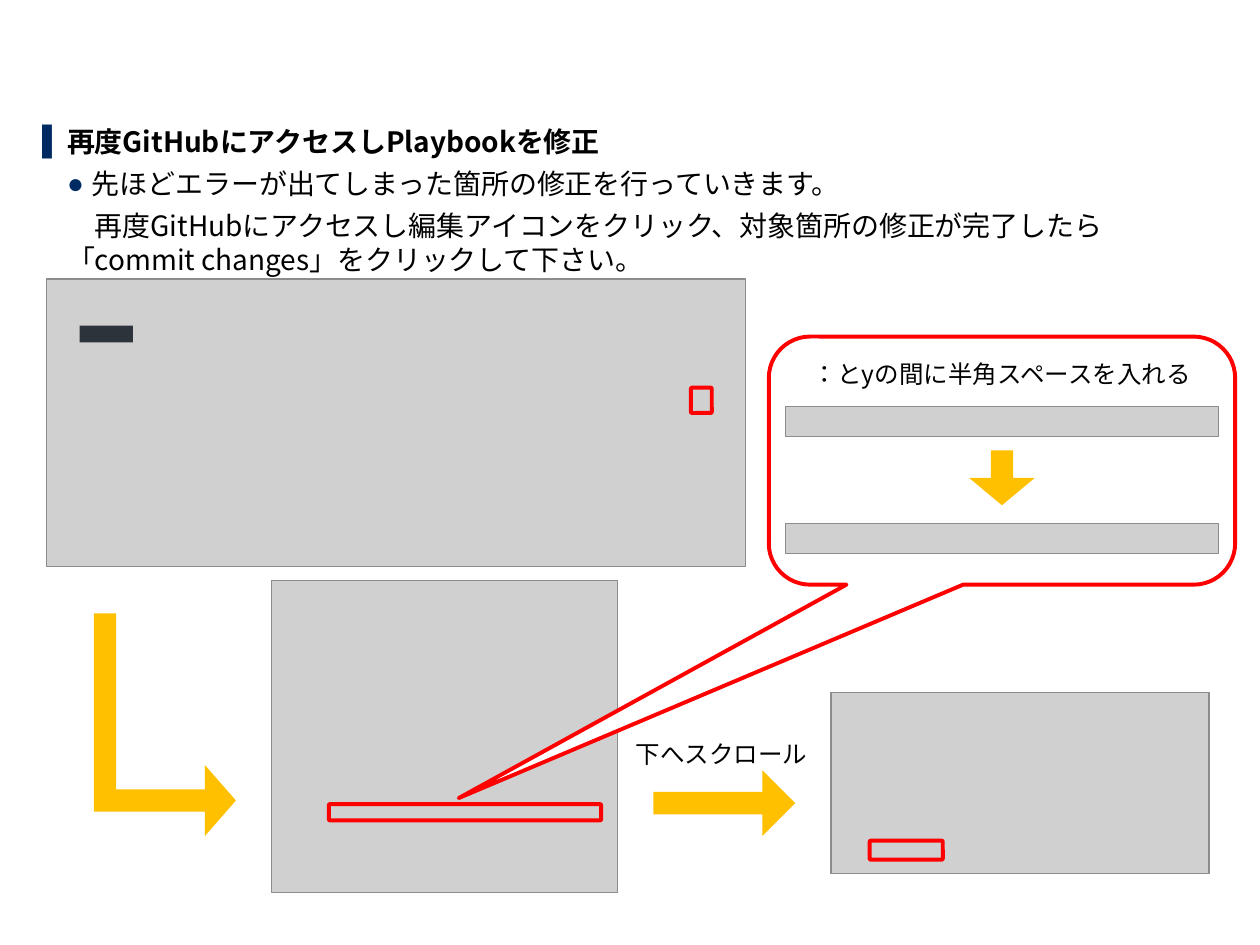
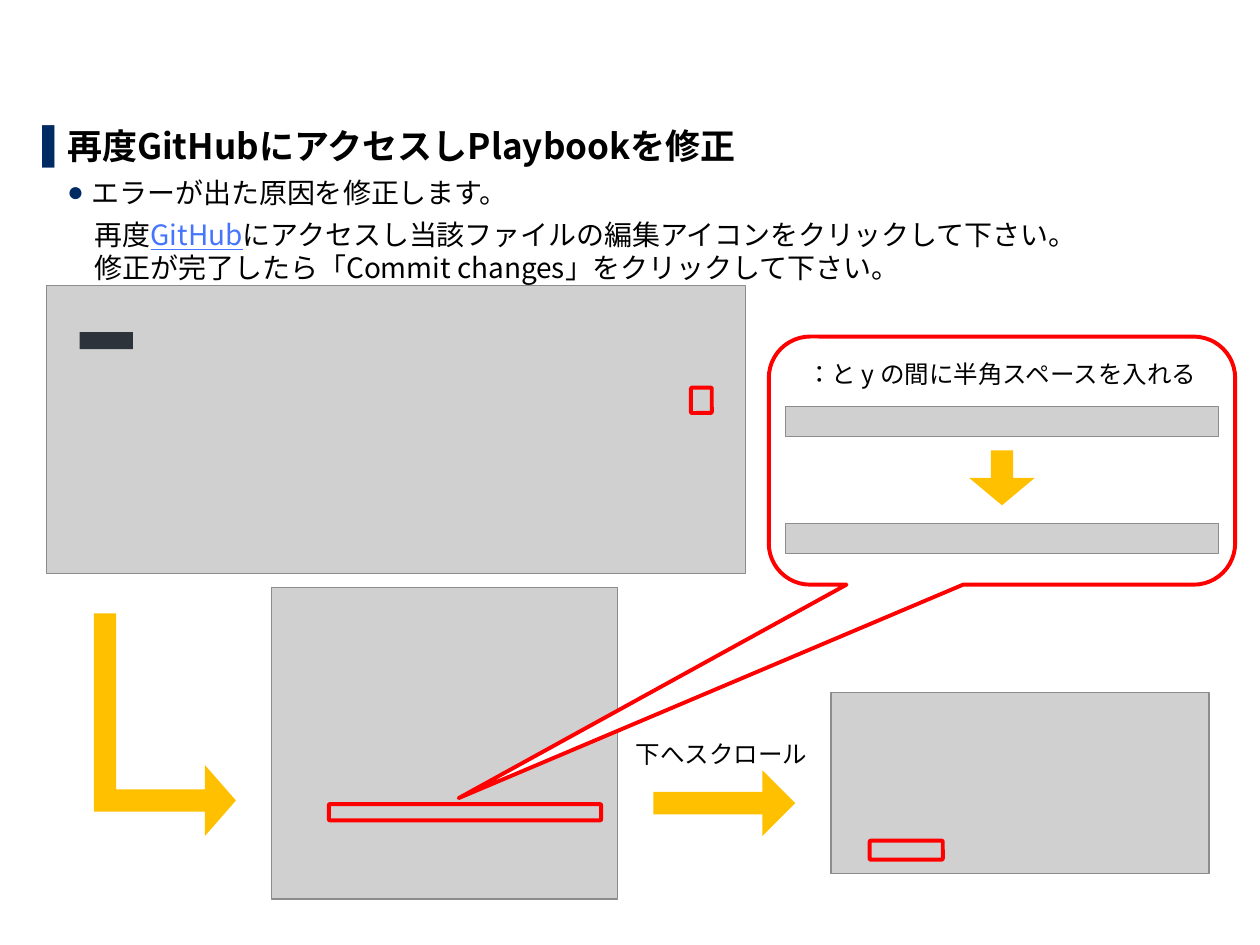
Before and after one commit to exastro-suite/it-automation-docs, a slide deck: slide 17 of asset/Learn_ja/ITA-CICD_for_IaC_practice_ja.pptx. Drawn at 1260x945 pixels with LibreOffice and Linux fonts; fonts in the diff are those of the drawing; grey boxes stand for pictures; background and template pictures are left out. Boxes give left, top, right and bottom in pixels: in the first picture for what was removed or moved away, otherwise in the second. Text is boxed around its words. In the diff, an @@ line names an element or a change of style, - is before the commit and + after.

```diff
--- a/asset/Learn_ja/ITA-CICD_for_IaC_practice_ja.pptx
+++ b/asset/Learn_ja/ITA-CICD_for_IaC_practice_ja.pptx
@@ text at <box>67,129,736,167</box>: size 16 to 20 pt in "再度GitHubにアクセスしPlaybookを修正" @@
@@ text at <box>92,179,1076,287</box>: text changed @@
-  ● 先ほどエラーが出てしまった箇所の修正を行っていきます。
-  再度GitHubにアクセスし編集アイコンをクリック、対象箇所の修正が完了したら「commit changes」をクリックして下さい。
+  ● エラーが出た原因を修正します。
+  再度GitHubにアクセスし当該ファイルの編集アイコンをクリックして下さい。
+  修正が完了したら「Commit changes」をクリックして下さい。
@@ picture: place and size @@
-picture at <box>47,278,746,566</box>
+picture at <box>47,286,746,573</box>
@@ rectangle: place and size @@
-rectangle at <box>79,325,132,341</box>
+rectangle at <box>79,333,132,349</box>
@@ text in rounded speech box at <box>807,362,1196,389</box>: spaces changed @@
-：とyの間に半角スペースを入れる
+：と y の間に半角スペースを入れる
@@ picture: place and size @@
-picture at <box>271,581,617,893</box>
+picture at <box>271,587,617,900</box>
```
Also in this commit, not shown: 16 other slides changed, 3 other files.
